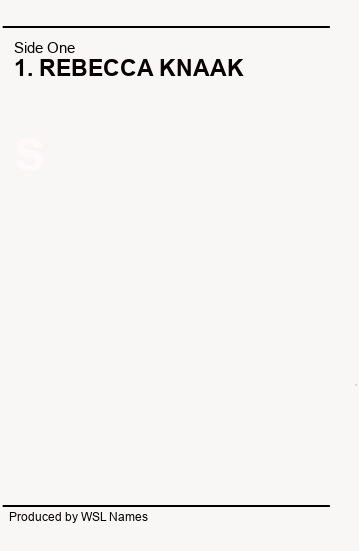
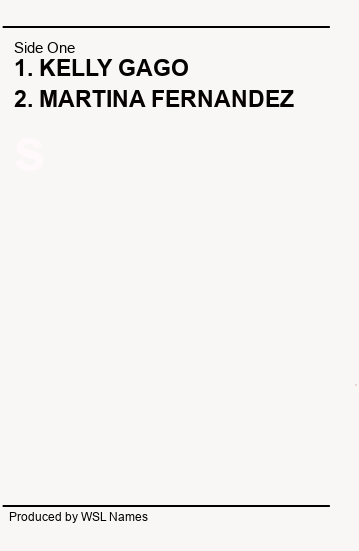
The second 359×551 image is a revision of the first. Changes to its layers:
hid "Side One ... #1", painted on it over [14, 59, 244, 107]
showed "Side One ...", painted on it over [14, 59, 294, 107]
